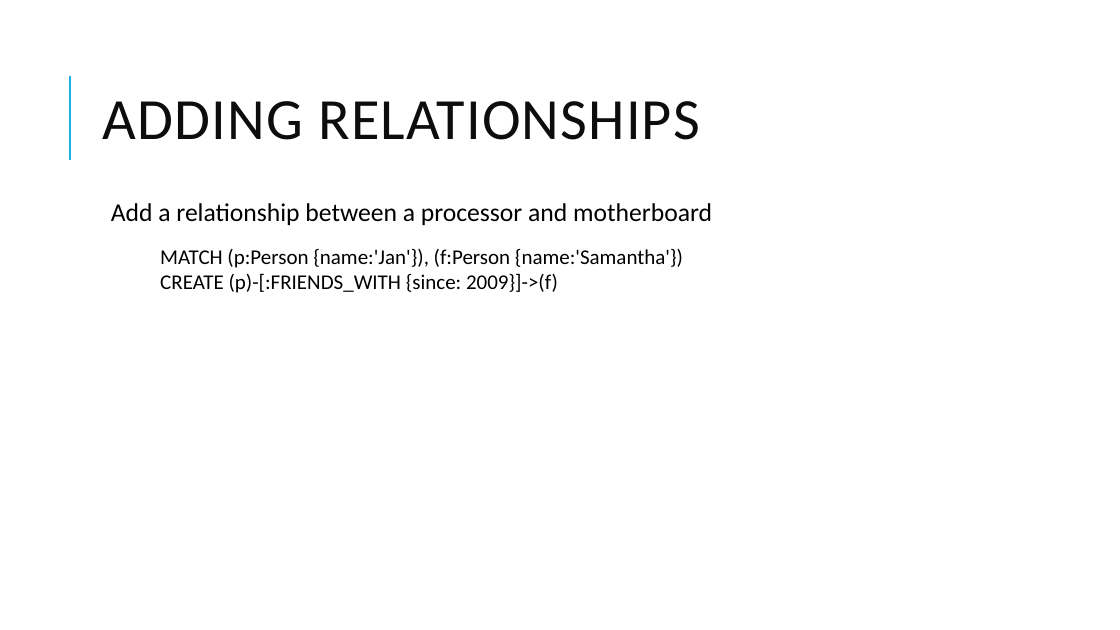
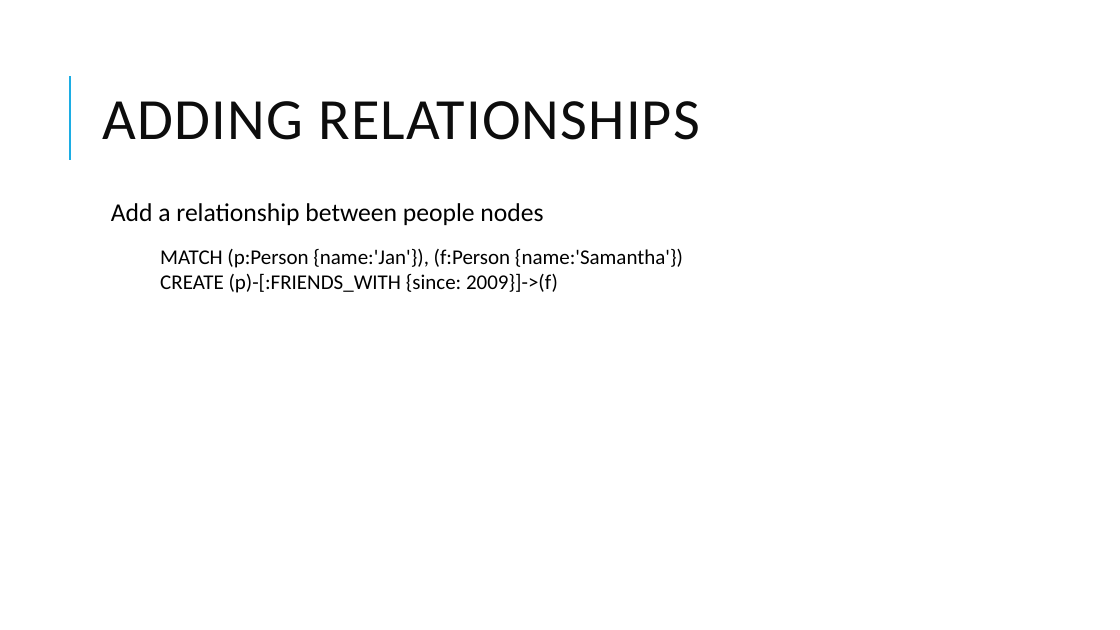
Before and after one commit to jenparker1975/Diabook, a slide deck: slide 39 of presentation/Graph DBs.pptx. Drawn at 1120x630 pixels with LibreOffice and Linux fonts; fonts in the diff are those of the drawing. Boxes give left, top, right and bottom in pixels: in the first picture for what was removed or moved away, otherwise in the second. Text is boxed around its words. In the diff, an @@ line names an element or a change of style, - is before the commit and + after.

```diff
--- a/presentation/Graph DBs.pptx
+++ b/presentation/Graph DBs.pptx
@@ text at box(111, 203, 543, 225): text changed @@
-  Add a relationship between a processor and motherboard
+  Add a relationship between people nodes
```
Also in this commit, not shown: 17 other slides changed.
